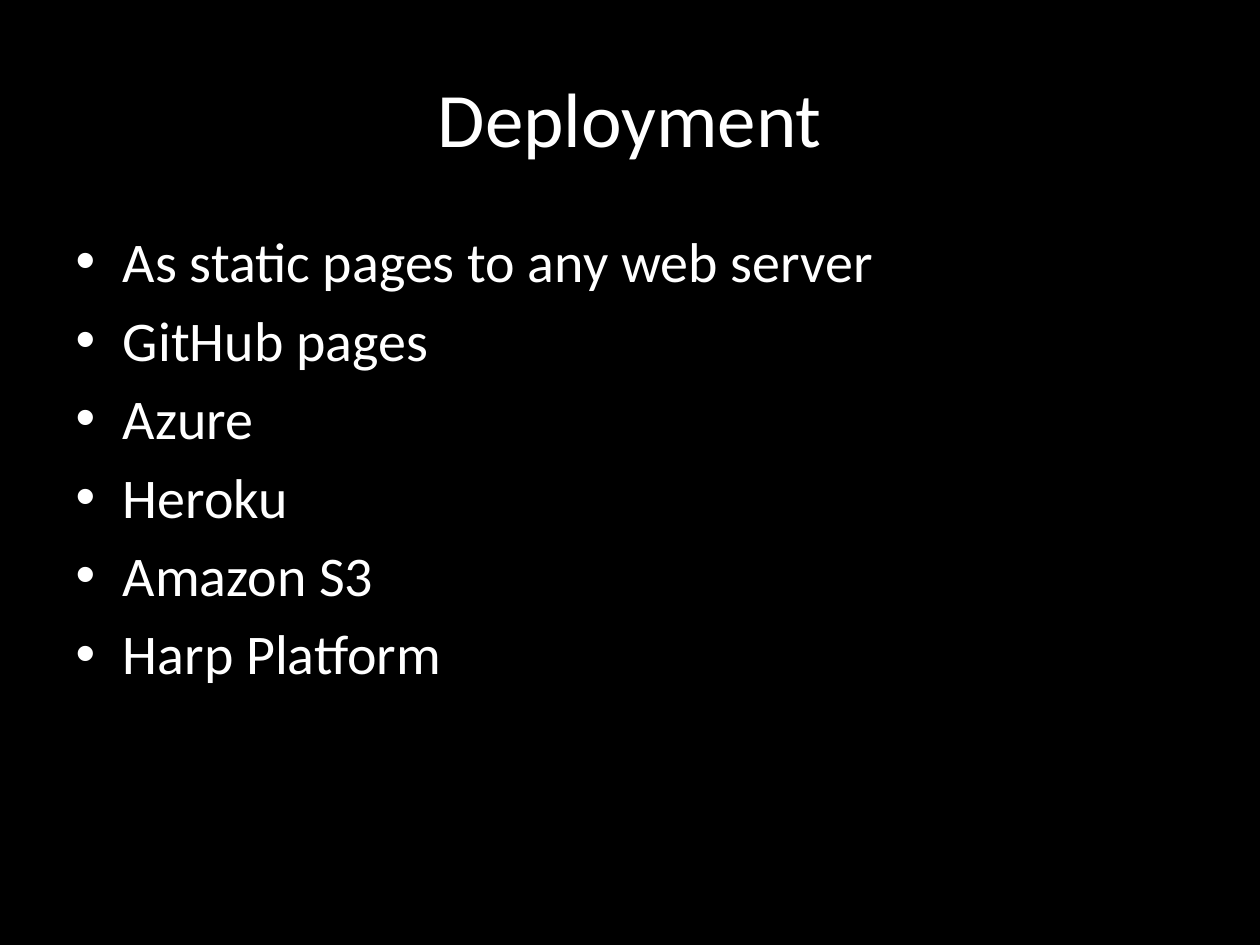
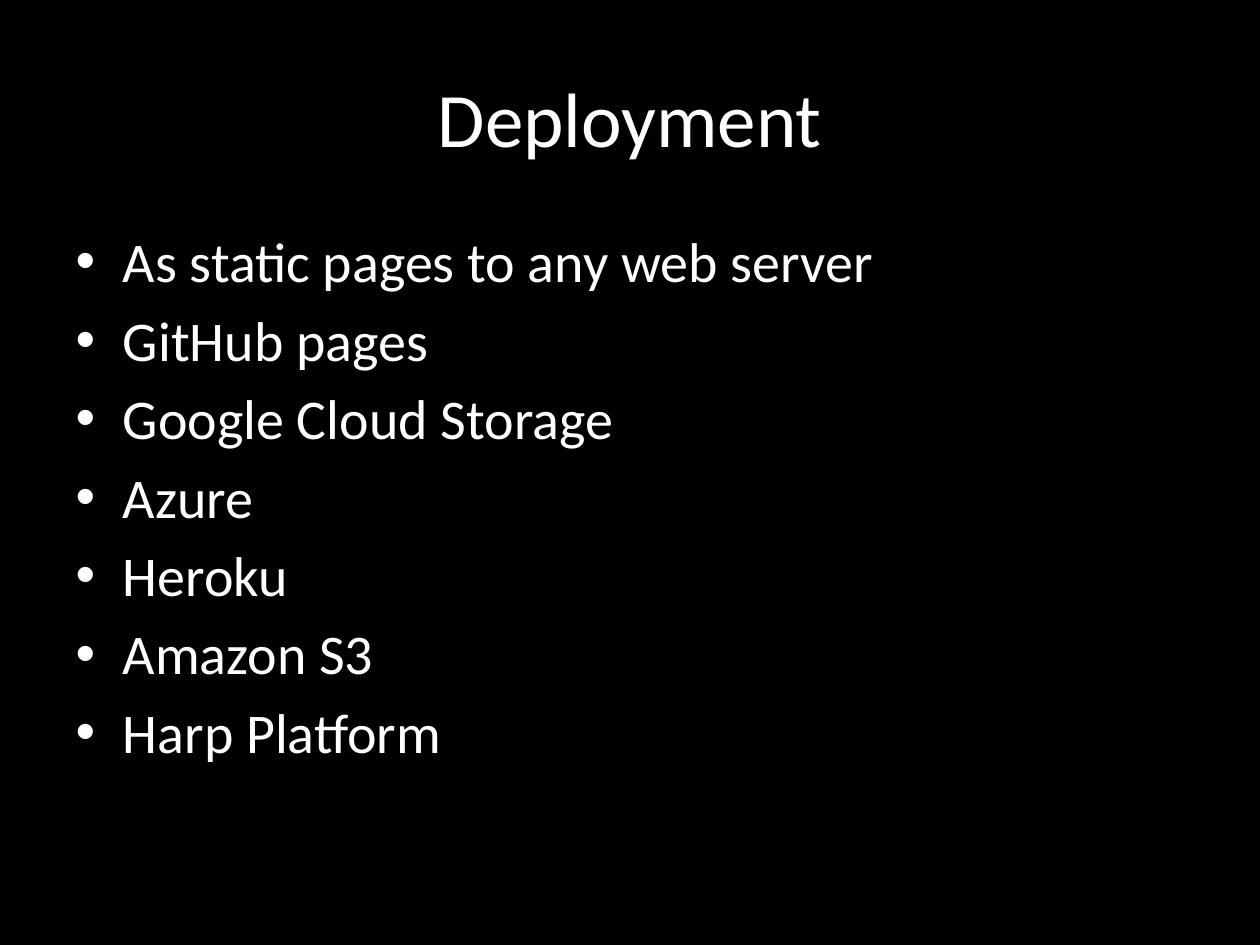
Before and after one commit to remotesynth/Static-Site-Samples, a slide deck: slide 40 of static-sites.pptx (slide 41 before the commit). Drawn at 1260x945 pixels with LibreOffice and Linux fonts; fonts in the diff are those of the drawing. Boxes give left, top, right and bottom in pixels: in the first picture for what was removed or moved away, otherwise in the second. Text is boxed around its words. In the diff, an @@ line names an element or a change of style, - is before the commit and + after.

```diff
--- a/static-sites.pptx
+++ b/static-sites.pptx
@@ text at <box>123,400,613,449</box>: paragraph added @@
+• Google Cloud Storage
```
Also in this commit, not shown: 2 other slides changed, 1 slide removed.
